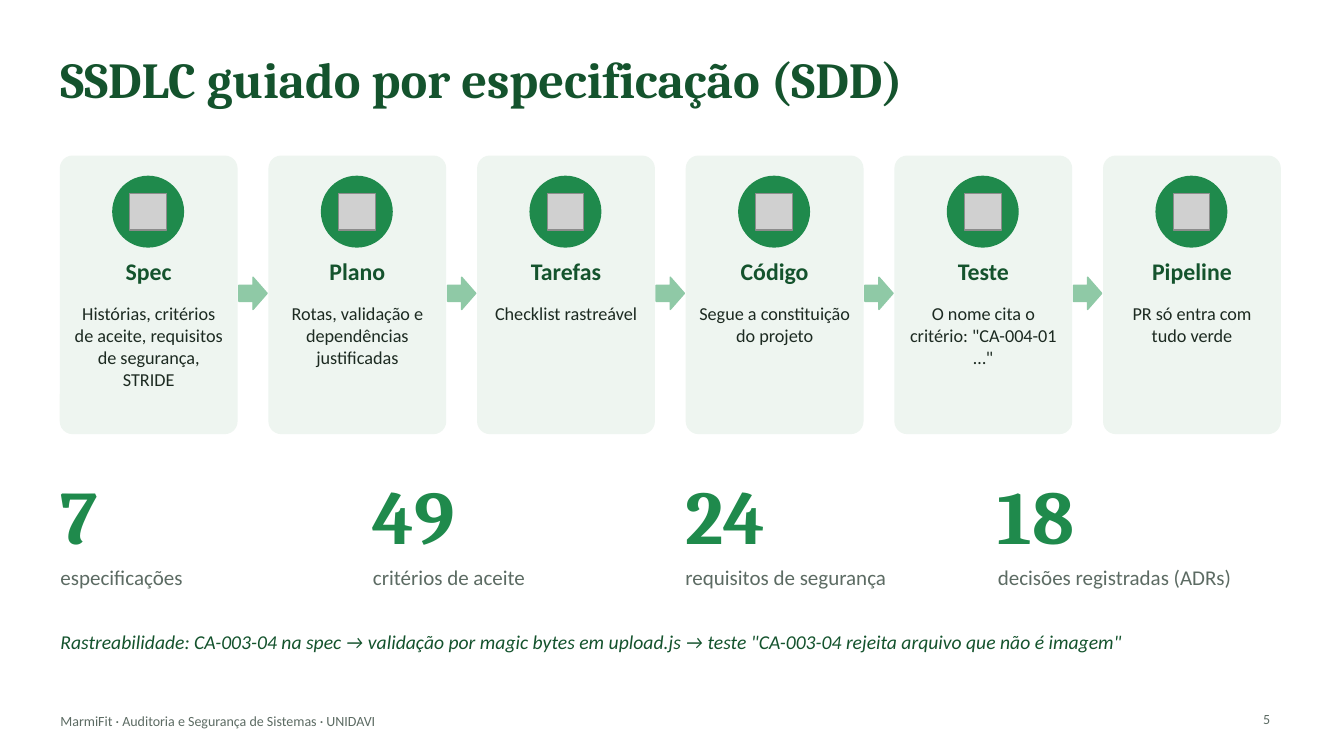
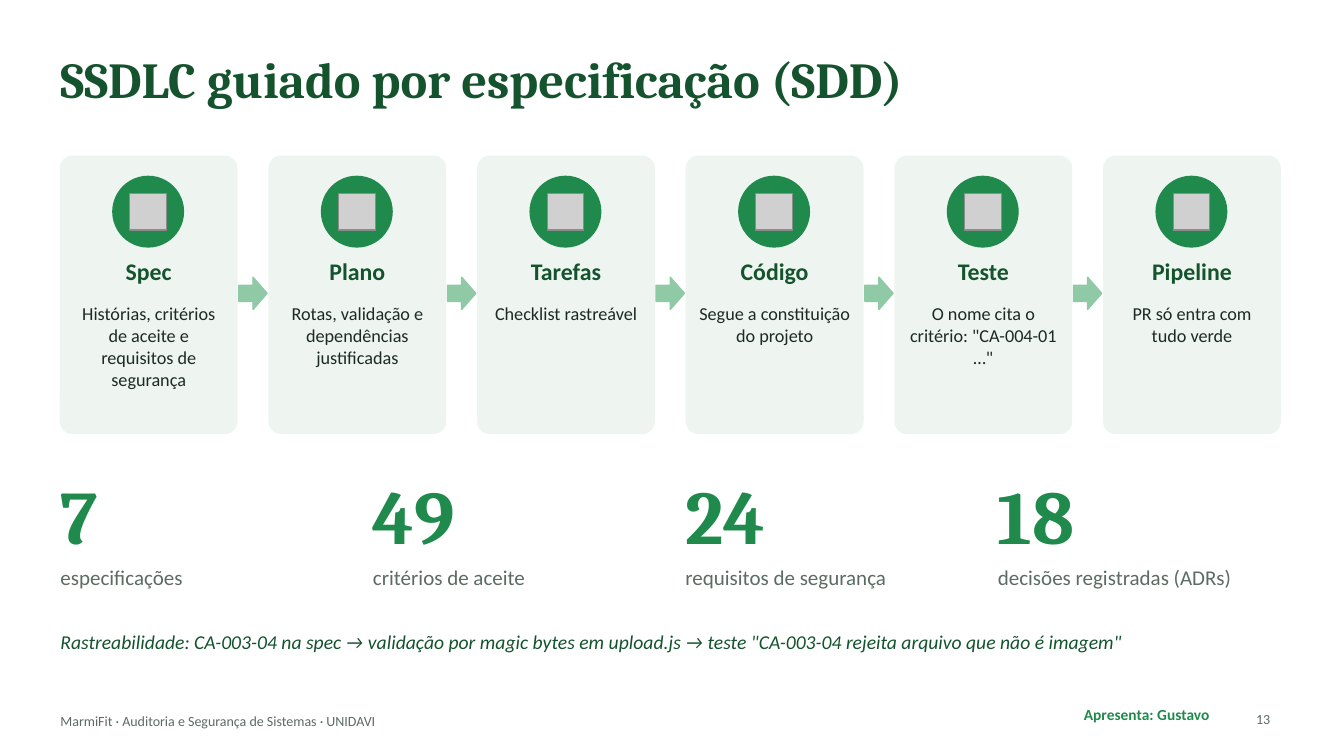
Before and after one commit to 1GustavoBorgonha1/aplicacao_tb_fnl_si, a slide deck: slide 13 of docs/apresentacao/MarmiFit-apresentacao.pptx (slide 5 before the commit). Drawn at 1344x756 pixels with LibreOffice and Linux fonts; fonts in the diff are those of the drawing; grey boxes stand for pictures. Boxes give left, top, right and bottom in pixels: in the first picture for what was removed or moved away, otherwise in the second. Text is boxed around its words. In the diff, an @@ line names an element or a change of style, - is before the commit and + after.

```diff
--- a/docs/apresentacao/MarmiFit-apresentacao.pptx
+++ b/docs/apresentacao/MarmiFit-apresentacao.pptx
@@ text at bbox=[82, 307, 215, 389]: text changed @@
-Histórias, critérios de aceite, requisitos de segurança, STRIDE
+Histórias, critérios de aceite e requisitos de segurança
@@ text added at bbox=[1084, 710, 1209, 723], 11 pt, text #1F8A4C, bold @@
+Apresenta: Gustavo
@@ page number at bbox=[1256, 715, 1270, 724]: text changed @@
-5
+13
```
Also in this commit, not shown: 16 other slides changed, 8 slides added.
